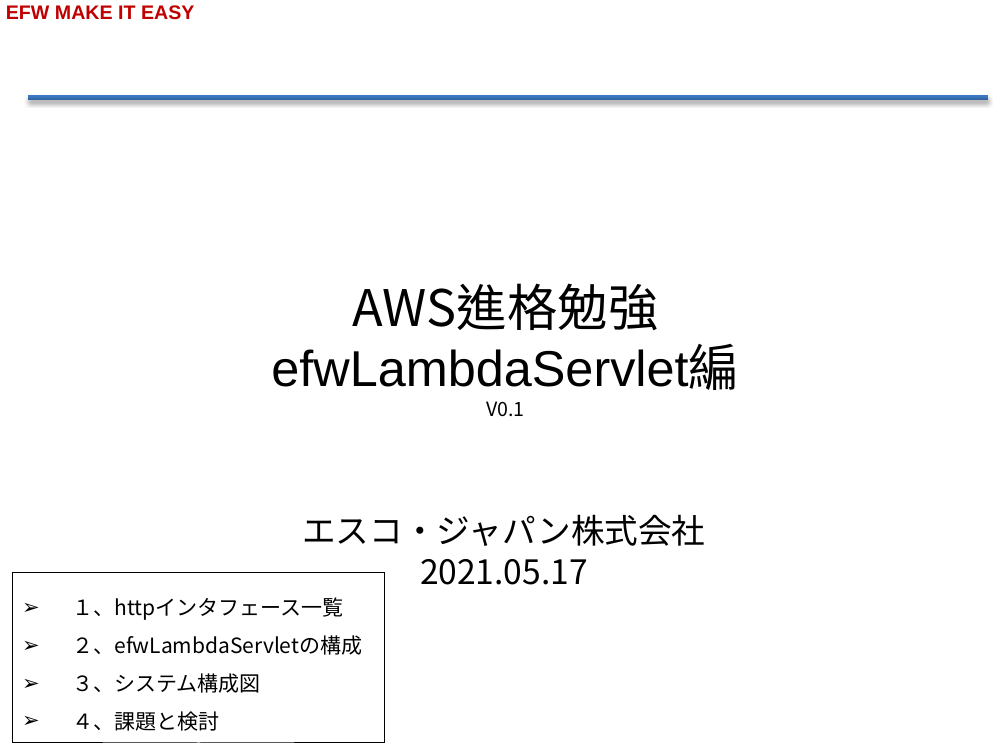
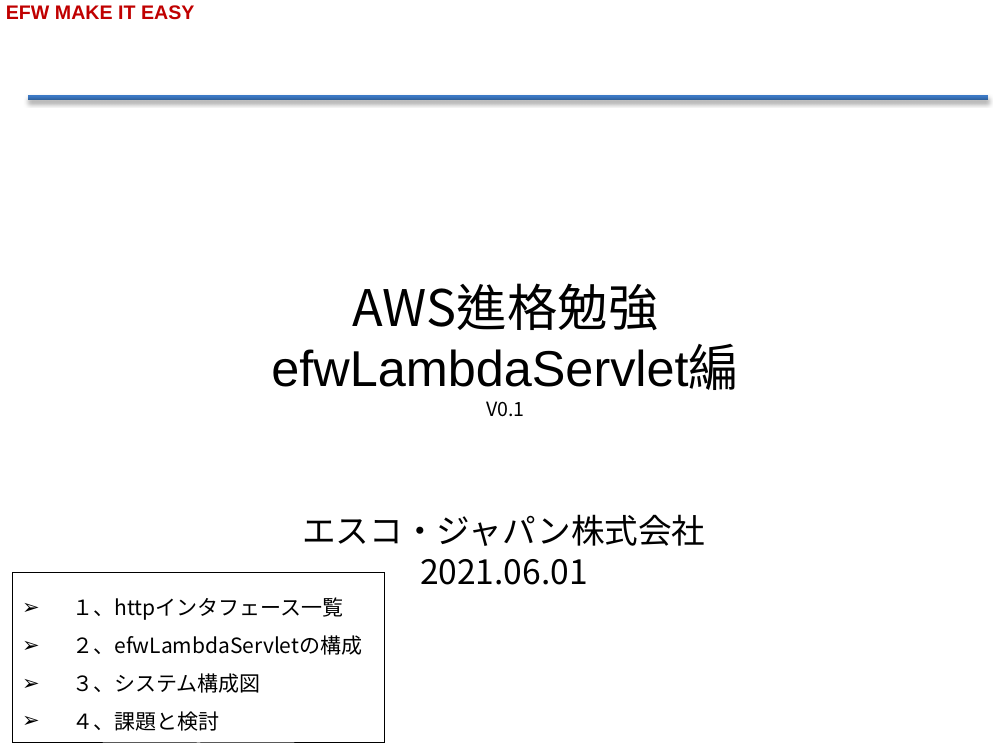
Before and after one commit to efwGrp/efw4_online_ppt, a slide deck: slide 1 of AWS進格勉強efwLambdaServlet編v0.1.pptx. Drawn at 1008x756 pixels with LibreOffice and Linux fonts; fonts in the diff are those of the drawing; background and template pictures are left out. Boxes give left, top, right and bottom in pixels: in the first picture for what was removed or moved away, otherwise in the second. Text is boxed around its words. In the diff, an @@ line names an element or a change of style, - is before the commit and + after.

```diff
--- a/AWS進格勉強efwLambdaServlet編v0.1.pptx
+++ b/AWS進格勉強efwLambdaServlet編v0.1.pptx
@@ text at (x1=420, y1=559, x2=588, y2=585): text changed @@
-2021.05.17
+2021.06.01
```
